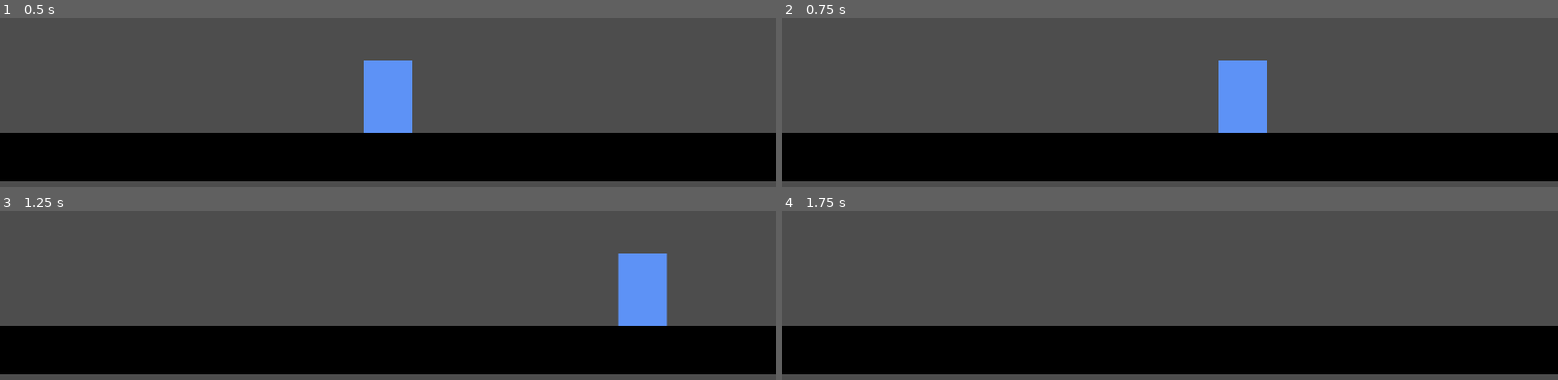
Above: before the commit, frames 1-4 (two rows, left to right).
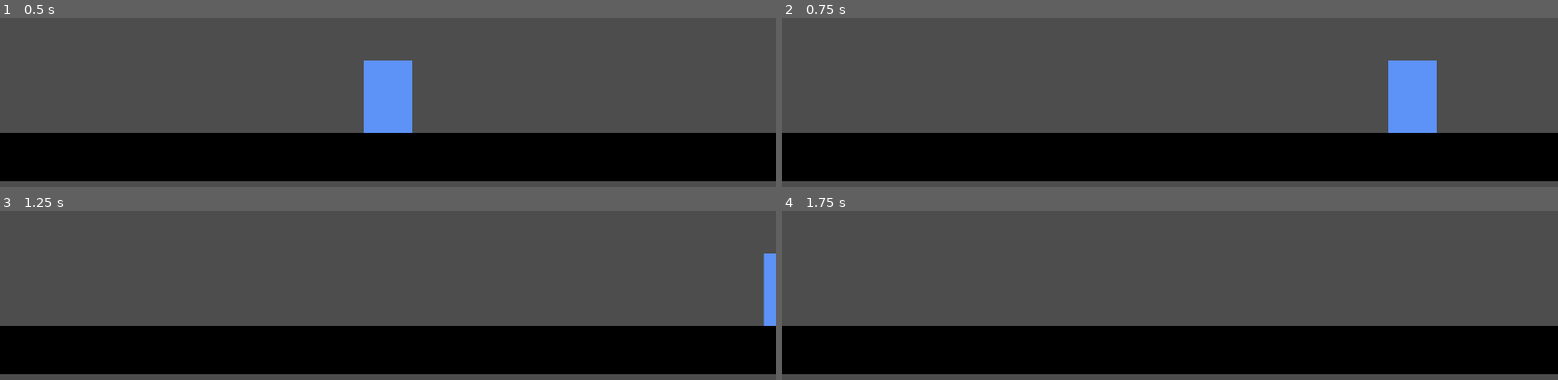
Above: after the commit, the same moments.

Repository: tinsor1/platformer
Game: Godot game, scene res://test.tscn
The game is run twice, just before and just after one commit, with the same random seed, the same clock (stepped at 60 frames per second) and the same inputs.
Inputs:
- Up to frame 1 (0.5 s): no input
- Up to frame 2 (0.75 s): tap Enter at 0.5 s; hold D (Move Right) from 0.53 s (still down); hold Shift (Dash, bound only after the commit) from 0.53 s (still down)
- Up to frame 3 (1.25 s): keep holding D (Move Right); keep holding Shift (Dash, bound only after the commit); tap Space (Jump) at 0.77 s; tap S (Look Down, bound only after the commit) at 0.8 s
- Up to frame 4 (1.75 s): keep holding D (Move Right); release Shift (Dash, bound only after the commit) at 1.28 s; tap S (Look Down, bound only after the commit) at 1.35 s; tap Space (Jump) at 1.52 s; tap W (Look Up, bound only after the commit) at 1.55 s

Frame 1 is identical in both runs. In frame 2, 5.4% of the frame differs, in the area x 56-85%, y 25-68%; in frame 3, 3.4%; in frame 4, nothing differs.

Commit message:
[03/31/2026 20:26] Started work on dash

Diff:
--- a/player.gd
+++ b/player.gd
@@ -4,16 +4,44 @@
 @export var input_dir: Vector2 = Vector2.ZERO
 
 @export_category("Movement")
+@export var facing_dir: float = 1
 @export var move_speed: float = 150.0
 @export var friction: float = 250.0
 @export var jump_force: float = 400.0
+
+@export_category("Dashing")
+var available_dashes: int = 3
+@export var dash_speed: float = 250.0
+@export var dash_dist: float = 100.0
+var can_redash: bool = false
+@export var redash_window_length: float = 0.25
+var redash_timer: float = 1.0
+var dash_on_cooldown: bool = false
+@export var dash_cooldown: float = 1.0
+var dash_cooldown_timer: float = 1.0
+
+@export_category("Aiming")
+var prev_aim_dir: Vector2 = Vector2.ZERO
+var aim_dir: Vector2 = Vector2.RIGHT
 
 func _physics_process(delta: float):
 	if !is_on_floor():
 		velocity += get_gravity() * delta
 
 	gather_inputs()
-	movement(delta)
+
+	if can_redash:
+		redash_timer -= delta
+		if redash_timer <= 0:
+			end_dash()
+		velocity = Vector2.ZERO
+	else:
+		if dash_on_cooldown:
+			dash_cooldown_timer -= delta
+			if dash_cooldown_timer <= 0:
+				dash_on_cooldown = false
+				available_dashes = 3
+		movement(delta)
 
 	move_and_slide()
 
@@ -26,15 +54,64 @@
 	# cut jump short if key released early
 	if velocity.y < 0 && !is_on_floor() && Input.is_action_just_released("Jump"):
 		velocity.y = 0
+	# aiming
+	aim_dir = Vector2(
+		Input.get_axis("Move Left", "Move Right"),
+		Input.get_axis("Look Up", "Look Down")
+	).normalized()
+
+	aim()
+
+func aim():
+	var new_aim_dir = Vector2(
+		Input.get_axis("Move Left", "Move Right"),
+		Input.get_axis("Look Up", "Look Down")
+	).normalized()
+
+	if Input.is_action_just_pressed("Dash"):
+		if !dash_on_cooldown && available_dashes > 0:
+				aim_dir = new_aim_dir if new_aim_dir != Vector2.ZERO else aim_dir
+				start_dash()
+	elif can_redash && available_dashes > 0:
+		# Flick redash: stick moved from neutral while dash is held
+		if Input.is_action_pressed("Dash") && prev_aim_dir == Vector2.ZERO && new_aim_dir != Vector2.ZERO:
+			aim_dir = new_aim_dir
+			start_dash()
+
+	prev_aim_dir = new_aim_dir
+	aim_dir = new_aim_dir if new_aim_dir != Vector2.ZERO else aim_dir
 
 func jump():
 	velocity.y = -jump_force
 
 func movement(delta):
-	if input_dir != Vector2.ZERO:
+	if input_dir.x != 0:
 		velocity.x = input_dir.x * move_speed
+		if input_dir.x > 0:
+			facing_dir = 1
+		else:
+			facing_dir = -1
 	else:
 		if is_on_floor():
 			velocity.x = 0
 		else:
 			velocity.x = move_toward(velocity.x, 0, friction * delta)
+
+func start_dash():
+	available_dashes -= 1
+	if aim_dir != Vector2.ZERO:
+		#velocity = aim_dir * dash_speed
+		position += aim_dir * dash_dist
+	else:
+		#velocity = Vector2(facing_dir * dash_speed, 0)
+		position += Vector2(facing_dir, 0) * dash_dist
+	start_dash_cooldown()
+
+func start_dash_cooldown():
+	can_redash = true
+	redash_timer = redash_window_length
+
+func end_dash():
+	can_redash = false
+	dash_on_cooldown = true
+	dash_cooldown_timer = dash_cooldown
--- a/project.godot
+++ b/project.godot
@@ -42,6 +42,26 @@
 , Object(InputEventJoypadButton,"resource_local_to_scene":false,"resource_name":"","device":-1,"button_index":0,"pressure":0.0,"pressed":true,"script":null)
 ]
 }
+Dash={
+"deadzone": 0.2,
+"events": [Object(InputEventKey,"resource_local_to_scene":false,"resource_name":"","device":-1,"window_id":0,"alt_pressed":false,"shift_pressed":false,"ctrl_pressed":false,"meta_pressed":false,"pressed":false,"keycode":0,"physical_keycode":4194325,"key_label":0,"unicode":0,"location":0,"echo":false,"script":null)
+, Object(InputEventJoypadButton,"resource_local_to_scene":false,"resource_name":"","device":-1,"button_index":1,"pressure":0.0,"pressed":false,"script":null)
+]
+}
+"Look Up"={
+"deadzone": 0.2,
+"events": [Object(InputEventKey,"resource_local_to_scene":false,"resource_name":"","device":-1,"window_id":0,"alt_pressed":false,"shift_pressed":false,"ctrl_pressed":false,"meta_pressed":false,"pressed":false,"keycode":0,"physical_keycode":87,"key_label":0,"unicode":119,"location":0,"echo":false,"script":null)
+, Object(InputEventJoypadButton,"resource_local_to_scene":false,"resource_name":"","device":-1,"button_index":11,"pressure":0.0,"pressed":true,"script":null)
+, Object(InputEventJoypadMotion,"resource_local_to_scene":false,"resource_name":"","device":-1,"axis":1,"axis_value":-1.0,"script":null)
+]
+}
+"Look Down"={
+"deadzone": 0.2,
+"events": [Object(InputEventKey,"resource_local_to_scene":false,"resource_name":"","device":-1,"window_id":0,"alt_pressed":false,"shift_pressed":false,"ctrl_pressed":false,"meta_pressed":false,"pressed":false,"keycode":0,"physical_keycode":83,"key_label":0,"unicode":115,"location":0,"echo":false,"script":null)
+, Object(InputEventJoypadButton,"resource_local_to_scene":false,"resource_name":"","device":-1,"button_index":12,"pressure":0.0,"pressed":true,"script":null)
+, Object(InputEventJoypadMotion,"resource_local_to_scene":false,"resource_name":"","device":-1,"axis":1,"axis_value":1.0,"script":null)
+]
+}
 
 [physics]
 
Not shown, removed: eval "$(ssh-agent -s)".pub
